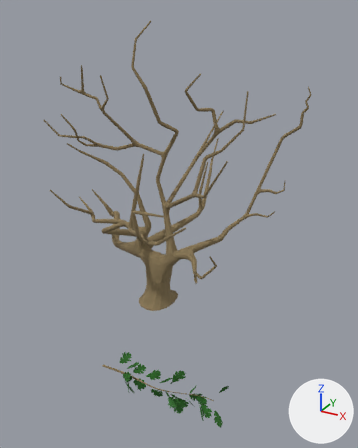
Two versions of the Blender file igra/assets/modeli/hrast_lowp3.blend, one commit apart.
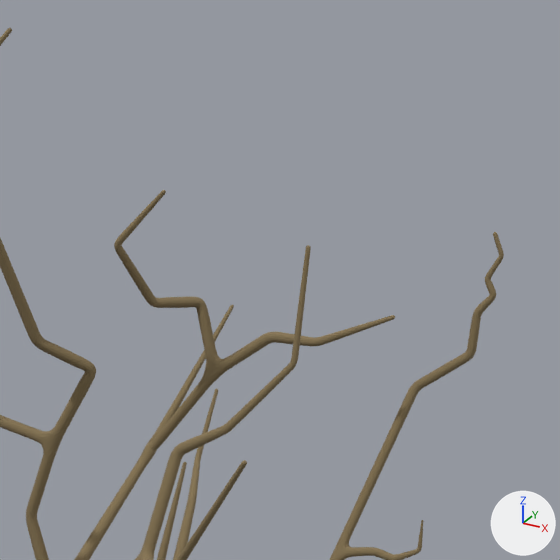
The first picture shows the older version from a camera (50 mm lens) standing at (11.41, -18.42, 13.66) and looking at (0.98, 0.53, 4.19). The close-ups show the older and then the newer version on the part from 41% to 92% of the width and 3% to 43% of the height of that picture. Only the edits that show in the close-ups are written down. The axes (+X, +Y, +Z) are drawn at lower right. The lights are the same throughout.

Before the edit, the objects in view are built like this:
```python
me_plane_002 = bpy.data.meshes.new('Plane.002')
me_plane_002.from_pydata(...)  # 3468 vertices, 3504 faces; spans x -2.52..2.67, y -2.43..3.37, z -0.08..6.04
me_plane_002.materials.append(mat_material_005)  # brown #877654
ob_og_deblo_veje = bpy.data.objects.new('og_deblo_veje', me_plane_002)
ob_og_deblo_veje.location = (-0.08, 0.18, 0.0)
ob_og_deblo_veje.scale = (2.18, 2.18, 2.18)
ob_og_deblo_veje.show_instancer_for_render = False
_m = ob_og_deblo_veje.modifiers.new('Subdivision', 'SUBSURF')
```
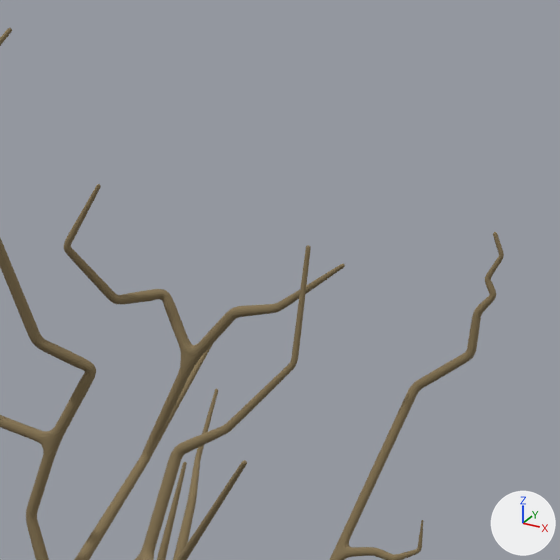
Boxes [x1, y1, x2, y2] around the edits, measured in the close-ups (560 x 560 px; the box of a moved part takes in the faces that stretch with it):
part 1 of me_plane_002, moved or reshaped
    before: [114, 190, 395, 462]
    after: [64, 184, 345, 464]

The change, as a list of edits to the scene's bpy script:
```text
Change me_plane_002:
    used by ob_og_deblo_veje; location = (-0.08, 0.18, 0.0); scale = (2.18, 2.18, 2.18)
    remove me_plane_002.from_pydata(...)  # 3468 vertices, 3504 faces; spans x -2.52..2.67, y -2.43..3.37, z -0.08..6.04
    add me_plane_002.from_pydata(...)  # 3428 vertices, 3470 faces; spans x -2.52..2.67, y -2.43..3.37, z -0.08..6.04
    me_plane_002 part 1: 7 vertices moved from x 0.24..0.33, y 1.34..1.62, z 3.08..3.24 to x 0.22..0.33, y 1.31..1.51, z 3.02..3.24; 377 vertices removed from x -1.45..2.09, y -0.14..2.38, z 3.08..5.04; 358 vertices added at x -0.17..1.78, y 0.8..2.27, z 3.06..5.05
    other edits to the shape of me_plane_002 do not show in these pictures
```
